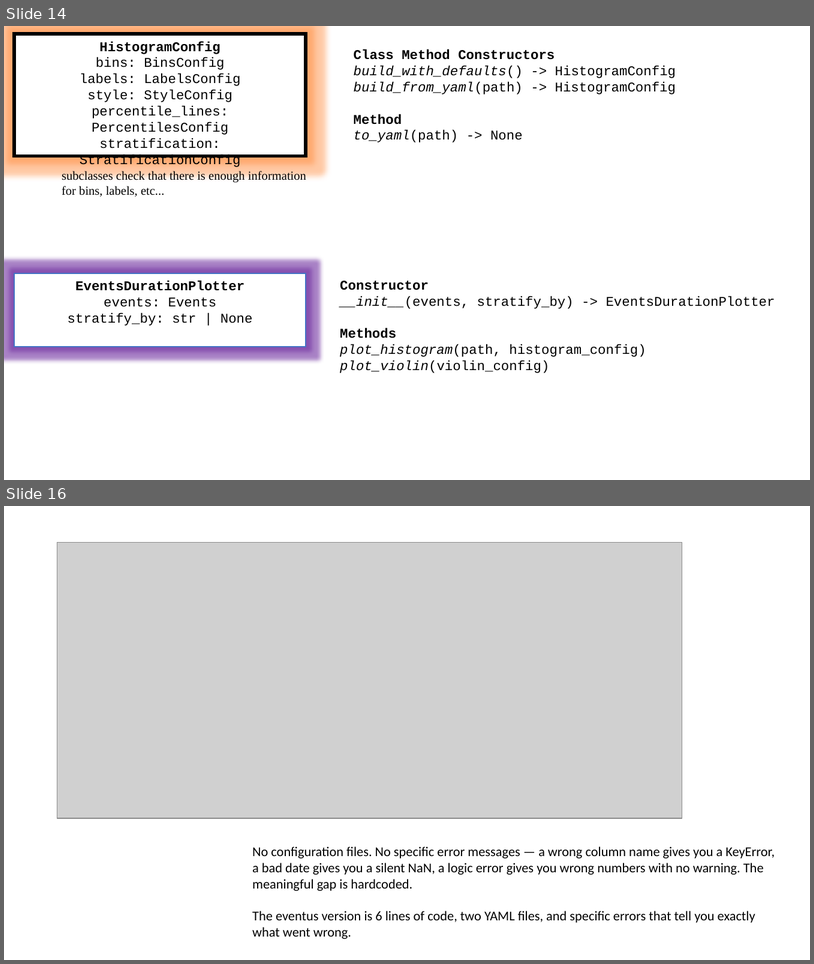
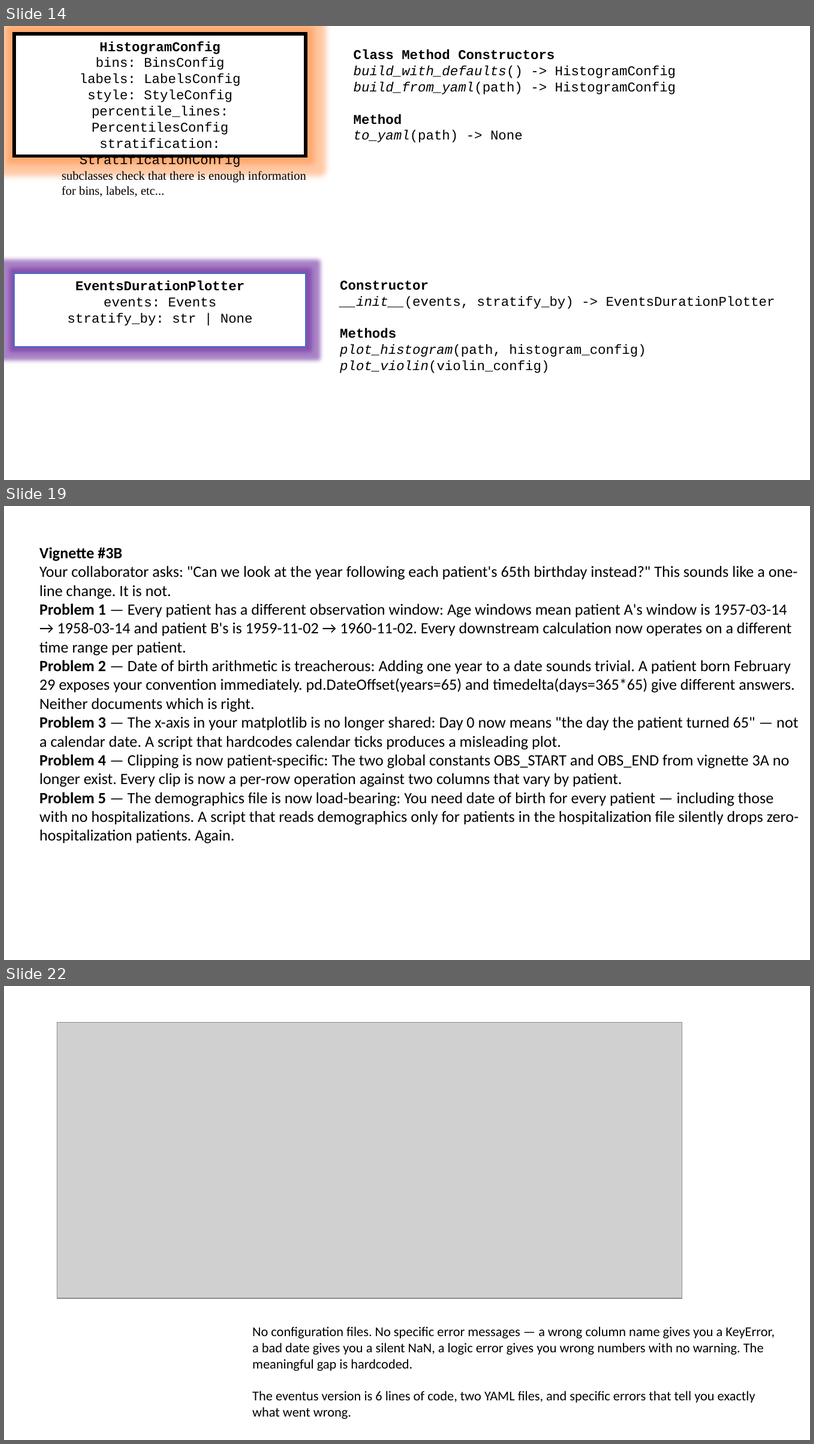
Before and after one commit to djarenas/eventus, a slide deck: eventus_architecture.pptx. Shown one above the other, each under a label of ours: slides 14 and 16 before the commit, slides 14, 19 and 22 after it; the slides between them are not shown. The pictures are 814x964 and 814x1444 pixels, drawn with LibreOffice and Linux fonts; fonts in the diff are those of the drawing; grey boxes stand for pictures. Boxes give left, top, right and bottom in pixels: in the first picture for what was removed or moved away, otherwise in the second. Text is boxed around its words. In the diff, an @@ line names an element or a change of style, - is before the commit and + after.

```diff
--- a/eventus_architecture.pptx
+++ b/eventus_architecture.pptx
@@ slide 19 added at <box>4,506,810,960</box>, background #FFFFFF @@
@@ text added at <box>39,547,799,843</box>, 14 pt, text #000000 @@
+Vignette #3B
+Your collaborator asks: "Can we look at the year following each patient's 65th birthday instead?" This sounds like a one-line change. It is not.
+Problem 1 — Every patient has a different observation window: Age windows mean patient A's window is 1957-03-14 → 1958-03-14 and patient B's is 1959-11-02 → 1960-11-02. Every downstream calculation now operates on a different time range per patient.
+Problem 2 — Date of birth arithmetic is treacherous: Adding one year to a date sounds trivial. A patient born February 29 exposes your convention immediately. pd.DateOffset(years=65) and timedelta(days=365*65) give different answers. Neither documents which is right.
+Problem 3 — The x-axis in your matplotlib is no longer shared: Day 0 now means "the day the patient turned 65" — not a calendar date. A script that hardcodes calendar ticks produces a misleading plot.
+Problem 4 — Clipping is now patient-specific: The two global constants OBS_START and OBS_END from vignette 3A no longer exist. Every clip is now a per-row operation against two columns that vary by patient.
+Problem 5 — The demographics file is now load-bearing: You need date of birth for every patient — including those with no hospitalizations. A script that reads demographics only for patients in the hospitalization file silently drops zero-hospitalization patients. Again.
@@ what was slide 16 is now slide 22 @@
```
Also in this commit, not shown: 1 slide changed, 5 other slides added, 7 other files.
